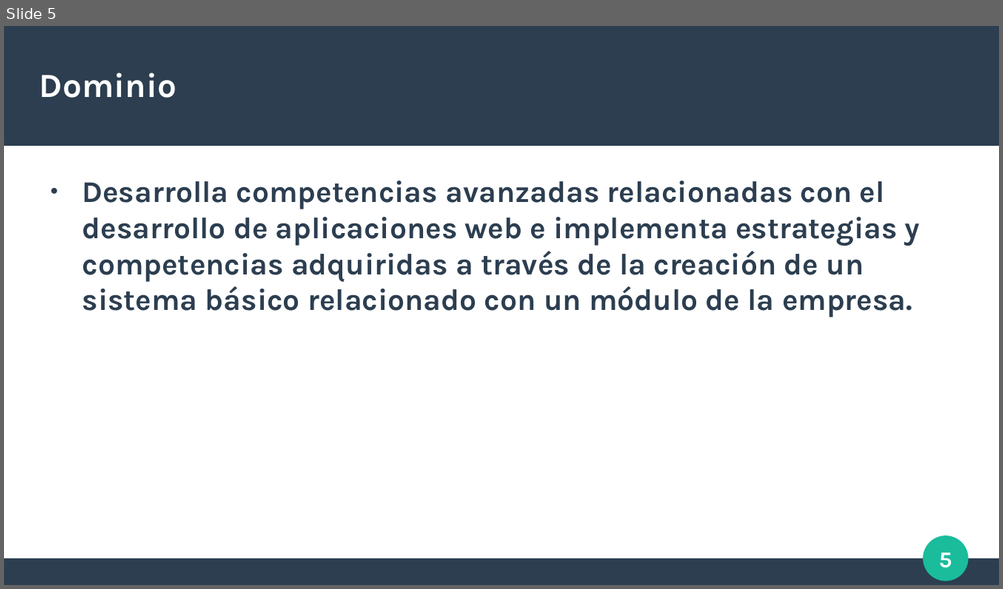
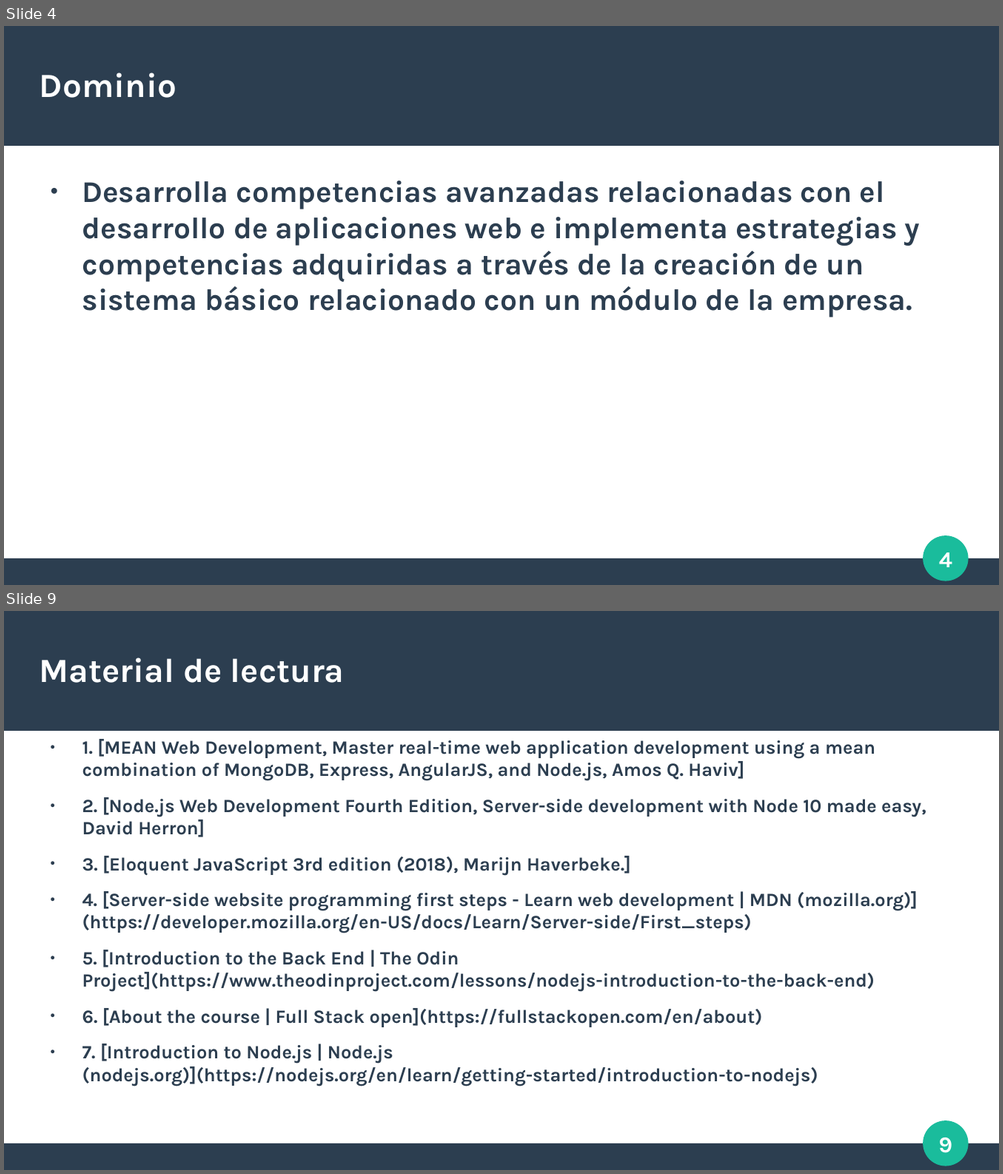
Before and after one commit to LuxyKolink/SyH-Cursos, a slide deck: Presentación curso.odp. Shown one above the other, each under a label of ours: slide 5 before the commit, slides 4 and 9 after it; the slides between them are not shown. The pictures are 1003x589 and 1003x1174 pixels, drawn with LibreOffice and Linux fonts; fonts in the diff are those of the drawing. Boxes give left, top, right and bottom in pixels: in the first picture for what was removed or moved away, otherwise in the second. Text is boxed around its words. In the diff, an @@ line names an element or a change of style, - is before the commit and + after.

```diff
--- a/Presentación curso.odp
+++ b/Presentación curso.odp
@@ slide 9 added at box(4, 611, 999, 1170), background #FFFFFF; not listed: 4 template elements that a slide beside it also shows @@
@@ title added at box(40, 658, 344, 683), 27 pt, text #FFFFFF, bold @@
+Material de lectura
@@ text added at box(82, 739, 925, 1086), 15 pt, text #2C3E50, bold @@
+● 1. [MEAN Web Development, Master real-time web application development using a mean combination of MongoDB, Express, AngularJS, and Node.js, Amos Q. Haviv]
+● 2. [Node.js Web Development Fourth Edition, Server-side development with Node 10 made easy, David Herron]
+● 3. [Eloquent JavaScript 3rd edition (2018), Marijn Haverbeke.]
+● 4. [Server-side website programming first steps - Learn web development | MDN (mozilla.org)](https://developer.mozilla.org/en-US/docs/Learn/Server-side/First_steps)
+● 5. [Introduction to the Back End | The Odin Project](https://www.theodinproject.com/lessons/nodejs-introduction-to-the-back-end)
+● 6. [About the course | Full Stack open](https://fullstackopen.com/en/about)
+● 7. [Introduction to Node.js | Node.js (nodejs.org)](https://nodejs.org/en/learn/getting-started/introduction-to-nodejs)
@@ what was slide 5 is now slide 4 @@
@@ page number at box(939, 553, 952, 568): text changed @@
-5
+4
```
Also in this commit, not shown: 1 slide changed, 3 other slides added, 1 slide removed, 15 other files.
